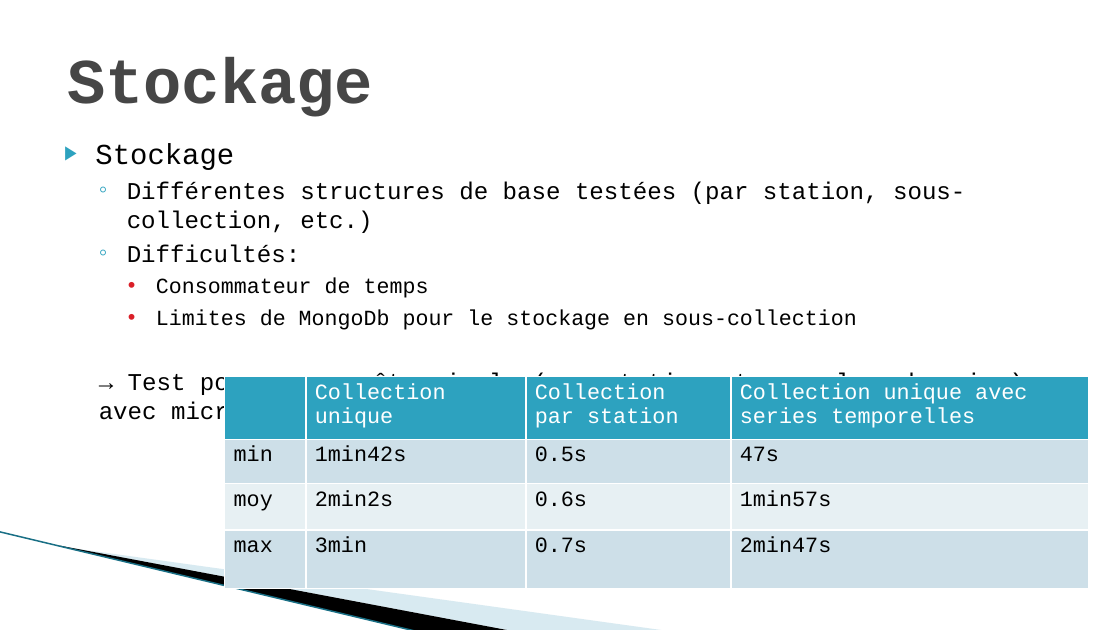
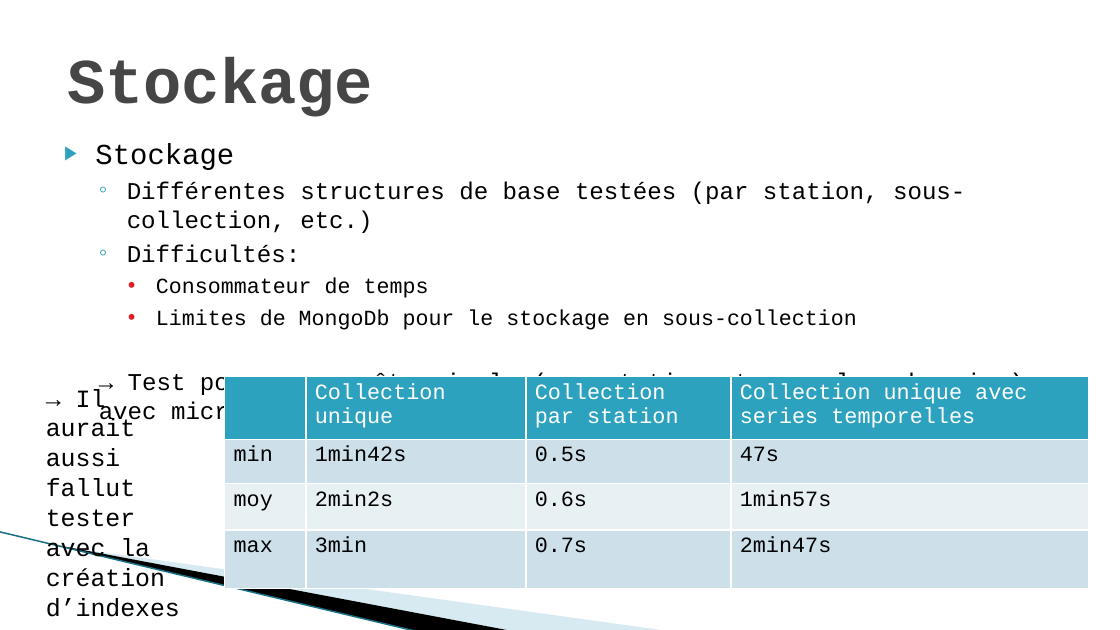
Before and after one commit to DianeBeldame/AppVelib, a slide deck: slide 4 of Presentation v0.5.pptx. Drawn at 1120x630 pixels with LibreOffice and Linux fonts; fonts in the diff are those of the drawing; background and template pictures are left out. Boxes give left, top, right and bottom in pixels: in the first picture for what was removed or moved away, otherwise in the second. Text is boxed around its words. In the diff, an @@ line names an element or a change of style, - is before the commit and + after.

Commit message:
maj

```diff
--- a/Presentation v0.5.pptx
+++ b/Presentation v0.5.pptx
@@ text added at (46, 389, 180, 617), 16 pt, text #000000 @@
+  → Il aurait aussi fallut tester avec la création d’indexes
@@ text at (99, 372, 1024, 426): text changed @@
-  → Test pour un requête simple (une station et une plage horaire) avec microbenchmark :
+  → Test pour un requête simple (une station et une plage horaire) avec microbenchmark (~15million d’entrées):
```
